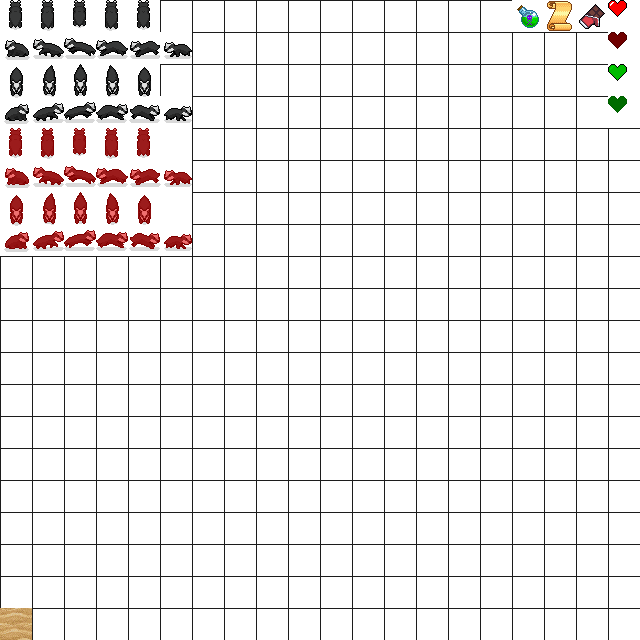
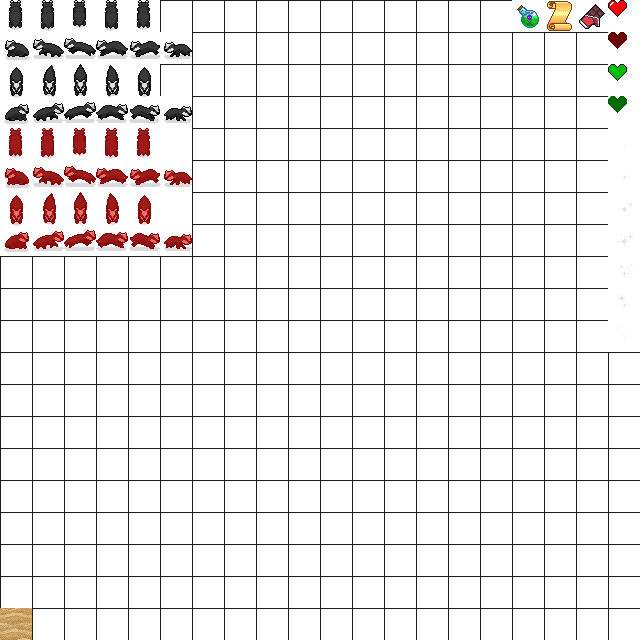
Revision of a layered (640, 640) image; what changed, layer by layer:
renamed "Layer 1" to "bolhas de veneno", hid it, moved it above "Layer 3", painted on it over [587, 14, 640, 352]
renamed "Layer 2" to "Layer 3", painted on it over [587, 14, 640, 352]
